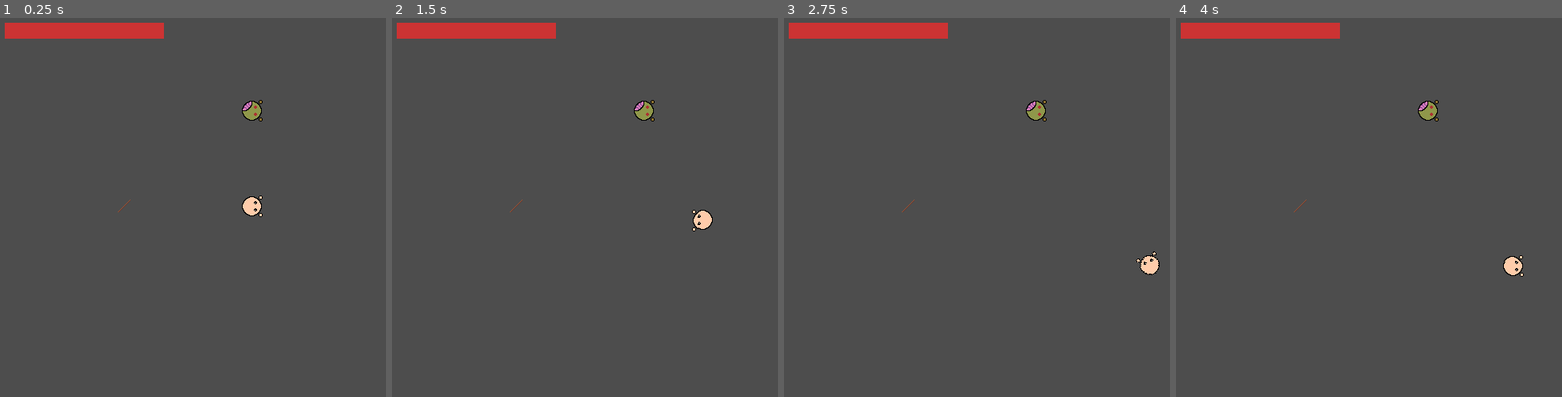
Above: before the commit, frames 1-4 (left to right).
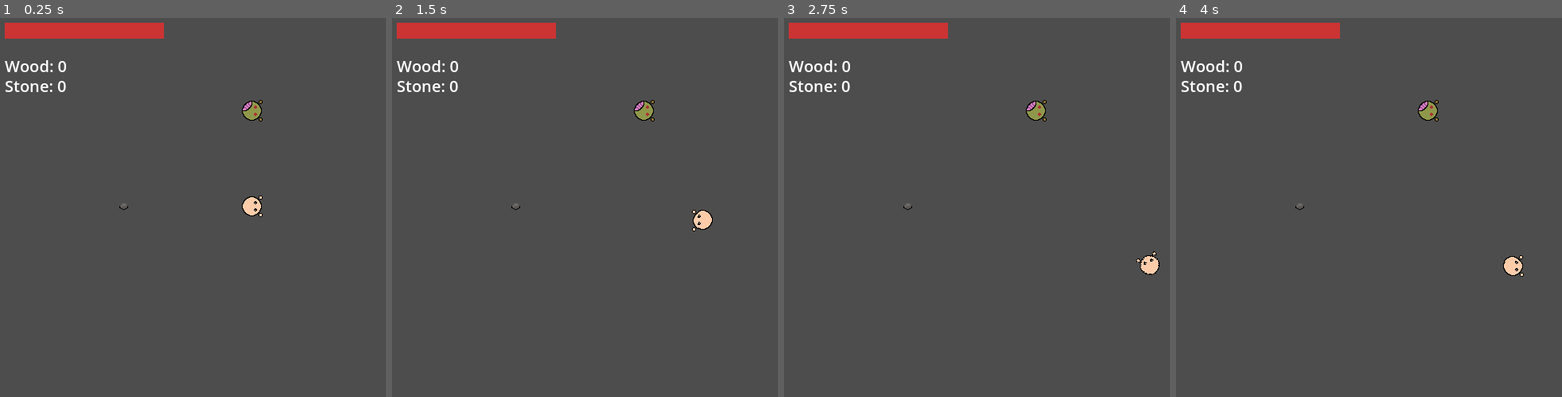
Above: after the commit, the same moments.

Repository: wondertrash/zombwio
Game: Godot game, scene res://main.tscn
The game is run twice, just before and just after one commit, with the same random seed, the same clock (stepped at 60 frames per second) and the same inputs.
Inputs (mouse positions are in pixels of both pictures, inside the frame that each line leads up to):
- Up to frame 1 (0.25 s): no input
- Up to frame 2 (1.5 s): tap Enter at 0.5 s; move the mouse to (754, 188) at 0.52 s; hold D (right) 0.53-1.28 s; tap Alt at 0.6 s; click (754, 188) at 0.67 s; move the mouse to (542, 226) at 1.27 s; hold S (down) from 1.28 s (still down); tap Shift at 1.35 s
- Up to frame 3 (2.75 s): move the mouse to (1085, 120) at 2.02 s; release S (down) at 2.03 s; hold D (right) from 2.03 s (still down); tap Alt at 2.1 s
- Up to frame 4 (4 s): move the mouse to (1403, 283) at 2.77 s; release D (right) at 2.78 s; hold Up (ui_up) 2.78-3.53 s; tap Shift at 2.85 s; click (1403, 283) at 2.92 s; tap Space at 3.5 s; move the mouse to (outside the picture) at 3.52 s; hold A (left) from 3.53 s (still down); tap Alt at 3.6 s

The runs differ from the first frame. In frame 1, 0.5% of the frame differs, in the area x 1-34%, y 11-52%; in frame 2, 0.5%; in frame 3, 0.5%; in frame 4, 0.5%.

Commit message:
wood stone inventory

Diff:
--- /dev/null
+++ b/zombwio/inventory.gd
@@ -0,0 +1,17 @@
+extends CanvasLayer
+@onready var player = get_tree().get_first_node_in_group("player")
+var wood_label: Label
+var stone_label: Label
+func _ready() -> void:
+	wood_label = Label.new()
+	wood_label.position = Vector2(10, 50)
+	wood_label.add_theme_font_size_override("font_size", 20)
+	add_child(wood_label)
+	stone_label = Label.new()
+	stone_label.position = Vector2(10,75)
+	stone_label.add_theme_font_size_override("font_size", 20)
+	add_child(stone_label)
+func _process(_delta):
+	if player:
+		wood_label.text = "Wood: %d" % player.inventory["wood"]
+		stone_label.text = "Stone: %d" % player.inventory["stone"]
--- /dev/null
+++ b/zombwio/inventory.tscn
@@ -0,0 +1,6 @@
+[gd_scene load_steps=2 format=3 uid="uid://dmsjjuy628sjf"]
+
+[ext_resource type="Script" uid="uid://kdla2gajuesy" path="res://inventory.gd" id="1_pohso"]
+
+[node name="Inventory" type="CanvasLayer"]
+script = ExtResource("1_pohso")
--- a/zombwio/main.tscn
+++ b/zombwio/main.tscn
@@ -1,10 +1,11 @@
-[gd_scene load_steps=6 format=3 uid="uid://coju2hp6gsoeu"]
+[gd_scene load_steps=7 format=3 uid="uid://coju2hp6gsoeu"]
 
 [ext_resource type="PackedScene" uid="uid://deufn2gdbfua0" path="res://player.tscn" id="1_ig7tw"]
 [ext_resource type="PackedScene" uid="uid://dbbr714tg6ghr" path="res://zombie.tscn" id="2_0xm2m"]
 [ext_resource type="Script" uid="uid://dpu0fxg5wdikm" path="res://zombie.gd" id="3_h2yge"]
 [ext_resource type="PackedScene" uid="uid://c7skidgv0to3" path="res://healthui.tscn" id="4_1bvp3"]
 [ext_resource type="PackedScene" uid="uid://bar8k7n2xq0yo" path="res://resource.tscn" id="5_lquwl"]
+[ext_resource type="PackedScene" uid="uid://dmsjjuy628sjf" path="res://inventory.tscn" id="6_7mycd"]
 
 [node name="Game" type="Node2D"]
 
@@ -18,7 +19,9 @@
 position = Vector2(320, 120)
 script = ExtResource("3_h2yge")
 
+[node name="Resource" parent="." instance=ExtResource("5_lquwl")]
+position = Vector2(160, 240)
+
 [node name="Healthui" parent="." instance=ExtResource("4_1bvp3")]
 
-[node name="Resource" parent="." instance=ExtResource("5_lquwl")]
-position = Vector2(160, 240)
+[node name="Inventory" parent="." instance=ExtResource("6_7mycd")]
--- a/zombwio/resource.gd
+++ b/zombwio/resource.gd
@@ -1,5 +1,5 @@
 extends Area2D
-@export var resource_type: String = "wood"
+@export var resource_type: String = "stone"
 @export var amount: int = 1
 @export var pickup_radius: float = 30.0
 var sprite: Sprite2D
--- /dev/null
+++ b/zombwio/resourcespawner.gd
@@ -0,0 +1,11 @@
+extends Node2D
+
+
+# Called when the node enters the scene tree for the first time.
+func _ready() -> void:
+	pass # Replace with function body.
+
+
+# Called every frame. 'delta' is the elapsed time since the previous frame.
+func _process(delta: float) -> void:
+	pass
--- /dev/null
+++ b/zombwio/resourcespawner.tscn
@@ -0,0 +1,6 @@
+[gd_scene load_steps=2 format=3 uid="uid://8e1odnim7q4r"]
+
+[ext_resource type="Script" uid="uid://csluyms8qxfbu" path="res://resourcespawner.gd" id="1_643s3"]
+
+[node name="Resourcespawner" type="Node2D"]
+script = ExtResource("1_643s3")
Not shown, added: zombwio/inventory.gd.uid
Not shown, added: zombwio/resourcespawner.gd.uid
